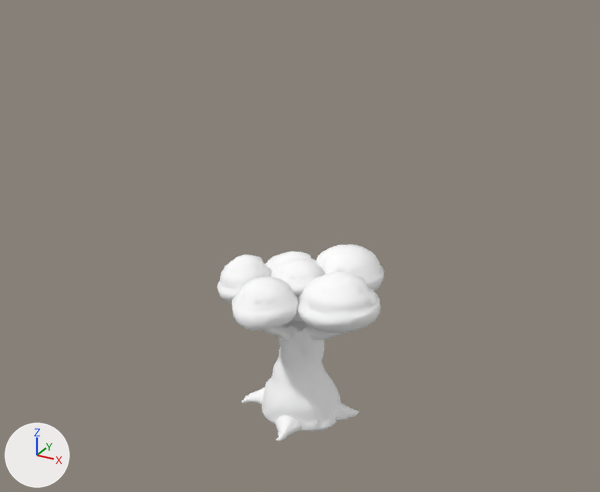
A saved change to the FBX model UOP1_Project/Assets/Art/Nature/Tree/TreeBig.FBX.
One viewpoint serves both versions: a camera (50 mm lens) standing at (14.3, -26.3, 20.8) and looking at (-0.3, 0.2, 7.5). The lights are fixed; the arrows at lower left show +X, +Y and +Z.

The older version as bpy lines, for what is in view:
```python
me_mesh = bpy.data.meshes.new('Mesh')
me_mesh.from_pydata(...)  # 2473 vertices, 4796 faces; spans x -357.0..337.0, y -4.0..707.0, z -396.0..332.0
me_mesh.materials.append(mat_bigtree)  # white #ffffff
ob_treebig_low = bpy.data.objects.new('TreeBig_low', me_mesh)
ob_treebig_low.location = (0.0, 0.0, 0.0)
ob_treebig_low.rotation_euler = (1.571, 0.0, 0.0)  # degrees (90, 0, 0)
ob_treebig_low.scale = (0.01, 0.01, 0.01)
```
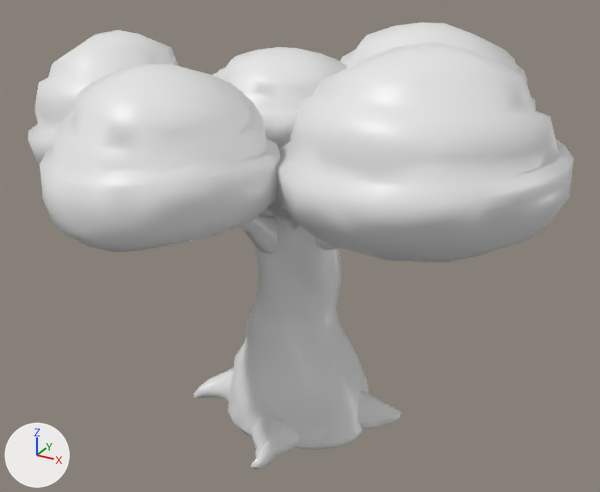
Where the change shows, as pixel boxes [x1, y1, x2, y2] in the pictures (600 x 492 px; the box of a moved part takes in the faces that stretch with it):
'TreeBig_low', recoloured, reshaped, moved, turned: before [217, 244, 384, 441]; after [28, 22, 574, 470]
part 1 of me_mesh, moved or reshaped: before [262, 319, 341, 431]; after [228, 193, 369, 450]
part 2 of me_mesh, moved or reshaped: before [241, 387, 265, 405]; after [193, 367, 234, 401]
part 3 of me_mesh, moved or reshaped: before [334, 401, 360, 420]; after [358, 390, 403, 429]
part 4 of me_mesh, moved or reshaped: before [276, 415, 301, 441]; after [251, 416, 299, 470]
part 5 of me_mesh, moved or reshaped: before [309, 328, 342, 340]; after [314, 236, 338, 250]
part 6 of me_mesh, moved or reshaped: before [264, 324, 290, 341]; after [239, 214, 277, 254]
part 7 of me_mesh, moved or reshaped: before [293, 296, 303, 321]; after [278, 199, 287, 210]
part 8 of me_mesh, moved or reshaped (not visible afterwards): before [266, 251, 314, 271]
part 9 of me_mesh, moved or reshaped: before [217, 255, 272, 304]; after [28, 30, 178, 165]
part 10 of me_mesh, moved or reshaped: before [232, 276, 298, 331]; after [40, 64, 280, 252]
part 11 of me_mesh, moved or reshaped: before [314, 244, 384, 291]; after [340, 22, 536, 111]
part 12 of me_mesh, moved or reshaped: before [297, 272, 381, 333]; after [276, 42, 574, 263]
part 13 of me_mesh, moved or reshaped: before [271, 259, 324, 296]; after [214, 47, 347, 150]

The change, as a list of edits to the scene's bpy script:
```text
Add mat_vertex_001:
    mat_vertex_001 = principled_material('Vertex.001')
    mat_vertex_001.base_color = (0.8, 0.8, 0.8)  # white #e7e7e7
    mat_vertex_001.roughness = 0.4
Change me_mesh:
    where me_mesh.from_pydata(...)  # 2473 vertices, 4796 faces; spans x -357.0..337.0, y -4.0..707.0, z -396.0..332.0
    used by ob_treebig_low; location = (0.0, 0.0, 0.0); rotation_euler = (1.571, 0.0, 0.0), in degrees (90, 0, 0); scale = (0.01, 0.01, 0.01)
    remove me_mesh.materials.append(mat_bigtree)  # white #ffffff
    me_mesh part 1: the loose piece of 661 vertices spanning x -191.0..163.0, y -4.0..448.0, z -161.0..163.0 is scaled about its middle by (-1.78, 2.11, -1.78), then moved by (43.0, 236.0, 4.0)
    me_mesh part 2: the loose piece of 58 vertices spanning x -258.0..-125.0, y -2.0..67.0, z -8.0..105.0 is scaled about its middle by (-1.78, 2.11, -1.78), then moved by (537.0, 26.0, -129.0)
    me_mesh part 3: the loose piece of 60 vertices spanning x 80.0..221.0, y 2.0..73.0, z -93.0..29.0 is scaled about its middle by (-1.78, 2.11, -1.78), then moved by (-414.0, 31.0, 95.0)
    me_mesh part 4: the loose piece of 62 vertices spanning x -54.0..63.0, y -2.0..65.0, z 116.0..260.0 is scaled about its middle by (-1.78, 2.11, -1.78), then moved by (-8.0, 25.0, -516.0)
    me_mesh part 5: the loose piece of 54 vertices spanning x 16.0..235.0, y 375.0..534.0, z -17.0..75.0 is scaled about its middle by (-1.78, 2.11, -1.78), then moved by (-344.0, 495.0, -75.0)
    me_mesh part 6: the loose piece of 58 vertices spanning x -104.0..-19.0, y 362.0..573.0, z 39.0..248.0 is scaled about its middle by (-1.78, 2.11, -1.78), then moved by (176.0, 510.0, -392.0)
    me_mesh part 7: the loose piece of 61 vertices spanning x -78.0..9.0, y 400.0..606.0, z -82.0..19.0 is scaled about its middle by (-1.78, 2.11, -1.78), then moved by (101.0, 549.0, 95.0)
    me_mesh part 8: the loose piece of 205 vertices spanning x -299.0..-38.0, y 452.0..623.0, z -324.0..-58.0 is scaled about its middle by (-2.92, 3, -2.92), then moved by (657.0, 568.0, 721.0)
    me_mesh part 9: the loose piece of 205 vertices spanning x -357.0..-140.0, y 494.0..687.0, z -88.0..190.0 is scaled about its middle by (-2.92, 3, -2.92), then moved by (969.0, 674.0, -227.0)
    me_mesh part 10: the loose piece of 205 vertices spanning x -193.0..61.0, y 508.0..686.0, z 67.0..332.0 is scaled about its middle by (-2.92, 3, -2.92), then moved by (254.0, 687.0, -808.0)
    me_mesh part 11: the loose piece of 205 vertices spanning x -84.0..227.0, y 492.0..681.0, z -396.0..-70.0 is scaled about its middle by (-2.92, 3, -2.92), then moved by (-285.0, 666.0, 889.0)
    me_mesh part 12: the loose piece of 205 vertices spanning x 20.0..337.0, y 491.0..707.0, z -101.0..219.0 is scaled about its middle by (-2.92, 3, -2.92), then moved by (-706.0, 690.0, -259.0)
    me_mesh part 13: the loose piece of 205 vertices spanning x -166.0..59.0, y 549.0..667.0, z -161.0..74.0 is scaled about its middle by (-2.92, 3, -2.92), then moved by (204.0, 708.0, 144.0)
    add me_mesh.materials.append(mat_vertex_001)  # white #e7e7e7
Change ob_treebig_low:
    ob_treebig_low.location: (0.0, 0.0, 0.0) -> (0.05, -0.07, 0.1)
    ob_treebig_low.rotation_euler: (1.571, 0.0, 0.0) -> (1.571, 0.0, -3.142)  # degrees (90, 0, 0) -> degrees (90, 0, -180)
```
